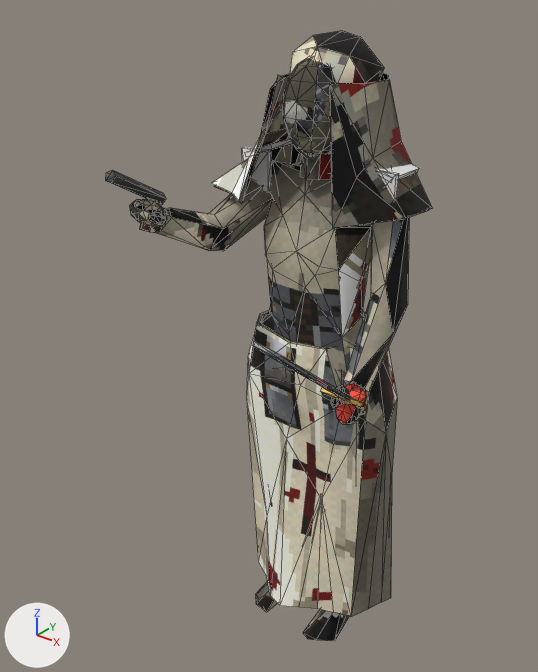
An edit to the glTF model client/assets/units/stigmatic-nun.glb, drawn before and after from the same camera.
The view is the same before and after, from a 50 mm camera at (0.715, -1.068, 1.282) aimed at (-0.042, -0.122, 0.695). The axes (+X, +Y, +Z) are drawn at lower left. The lights are the same throughout. The older version comes first. Mesh edges are drawn as thin lines. Vertices at exactly the same position are counted once.

In view in the first picture: 'Accent', 'Body', 'Helmet', 'Weapon', 'Weapon2'.
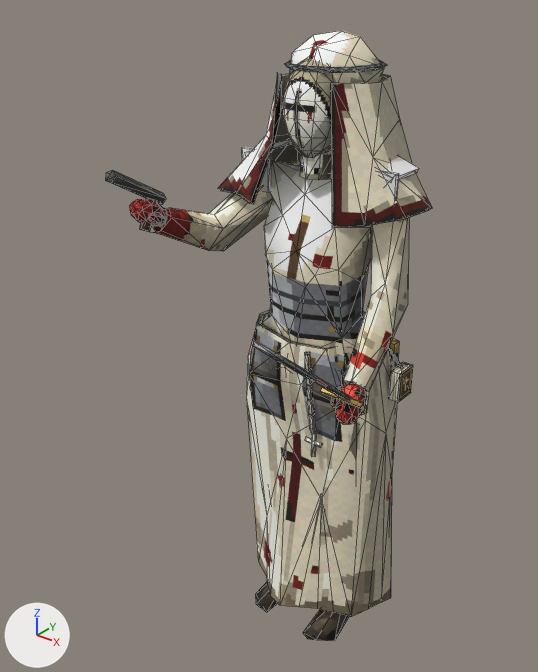
Boxes [x1, y1, x2, y2] around the edits, measured in the pictures (538 x 672 px; the box of a moved part takes in the faces that stretch with it):
'Helmet', reshaped
    before: [282, 58, 336, 158]
    after: [282, 58, 387, 158]
'Hip', added
    after: [304, 338, 413, 457]
part 1 of me_body, moved or reshaped
    before: [212, 73, 432, 229]
    after: [219, 73, 432, 227]
part 2 of me_body, surface changed
    both: [130, 30, 409, 640]
part 3 of me_helmet, added
    after: [284, 60, 387, 73]
part 4 of me_helmet, surface changed
    both: [282, 58, 336, 158]

Edits to the bpy script that builds the scene:
```text
Add img_stigmatic_nun_hip:
    img_stigmatic_nun_hip = load_image('stigmatic-nun-Hip', '_unpacked/stigmatic-nun-Hip', 128, 128, 'sRGB')
Add mat_stigmatic_nunhip:
    mat_stigmatic_nunhip = principled_material('stigmatic-nunHip')
    mat_stigmatic_nunhip.texture = img_stigmatic_nun_hip
    mat_stigmatic_nunhip.roughness = 1.0
Change me_body:
    used by ob_body; location = (0.0, 0.0, 0.0)
    remove me_body.from_pydata(...)  # 508 vertices, 819 faces; spans x -0.194..0.193, y -0.335..0.126, z 0.0..1.2
    add me_body.from_pydata(...)  # 509 vertices, 819 faces; spans x -0.189..0.193, y -0.335..0.126, z 0.0..1.2
    me_body part 1
    40 vertices are removed from x -0.194..0.187, y -0.142..0.096, z 0.914..1.138
    65 faces are deleted
    12 vertices move from x -0.089..0.105, y -0.089..0.126, z 0.915..1.134 to x -0.086..0.124, y -0.09..0.126, z 0.915..1.135
    41 vertices are added at x -0.189..0.188, y -0.128..0.096, z 0.915..1.142
    65 new faces join them
    me_body part 2: 752 kept faces spanning x -0.185..0.182, y -0.335..0.103, z 0.0..1.2 get new texture (UV) coordinates
Change me_helmet:
    used by ob_helmet; location = (0.0, 0.0, 0.0)
    remove me_helmet.from_pydata(...)  # 98 vertices, 192 faces; spans x -0.058..0.058, y -0.108..0.028, z 1.006..1.171
    add me_helmet.from_pydata(...)  # 134 vertices, 264 faces; spans x -0.081..0.081, y -0.108..0.087, z 1.006..1.171
    me_helmet part 3: a new loose piece of 36 vertices spanning x -0.081..0.081, y -0.092..0.087, z 1.147..1.155, in mat_stigmatic_nunhelmet (picture img_stigmatic_nun_helmet)
    me_helmet part 4: 192 kept faces spanning x -0.058..0.058, y -0.108..0.028, z 1.006..1.171 get new texture (UV) coordinates
Add me_hip:
    me_hip.from_pydata(...)  # 74 vertices, 104 faces; spans x 0.032..0.159, y -0.12..0.12, z 0.354..0.7
    me_hip.materials.append(mat_stigmatic_nunhip)  # picture img_stigmatic_nun_hip
Add ob_hip:
    ob_hip = bpy.data.objects.new('Hip', me_hip)
    ob_hip.location = (0.0, 0.0, 0.0)
```
